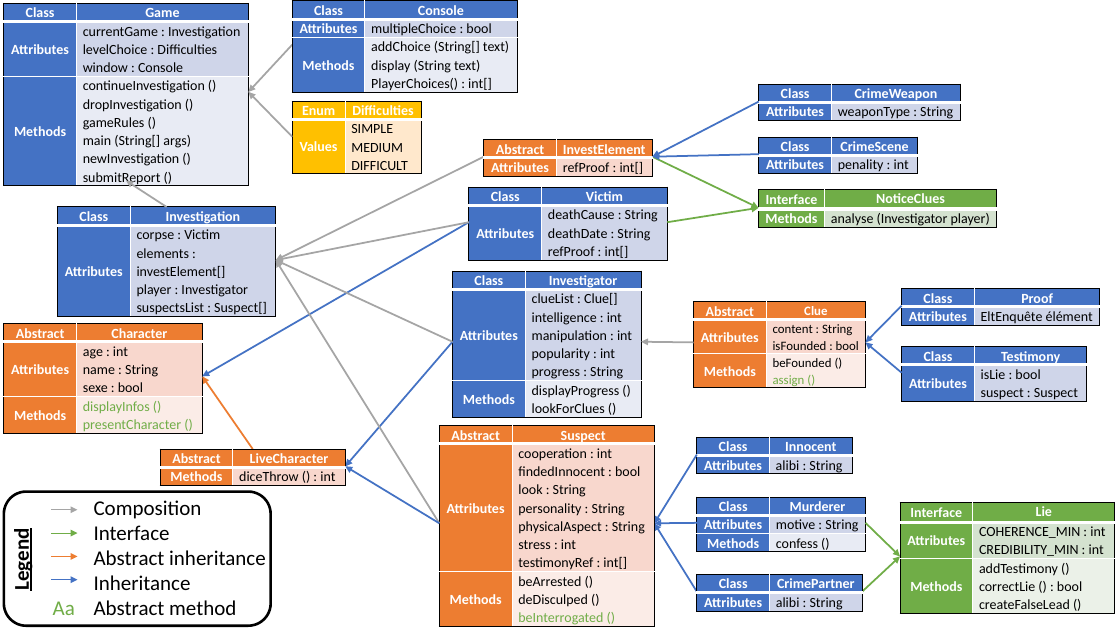
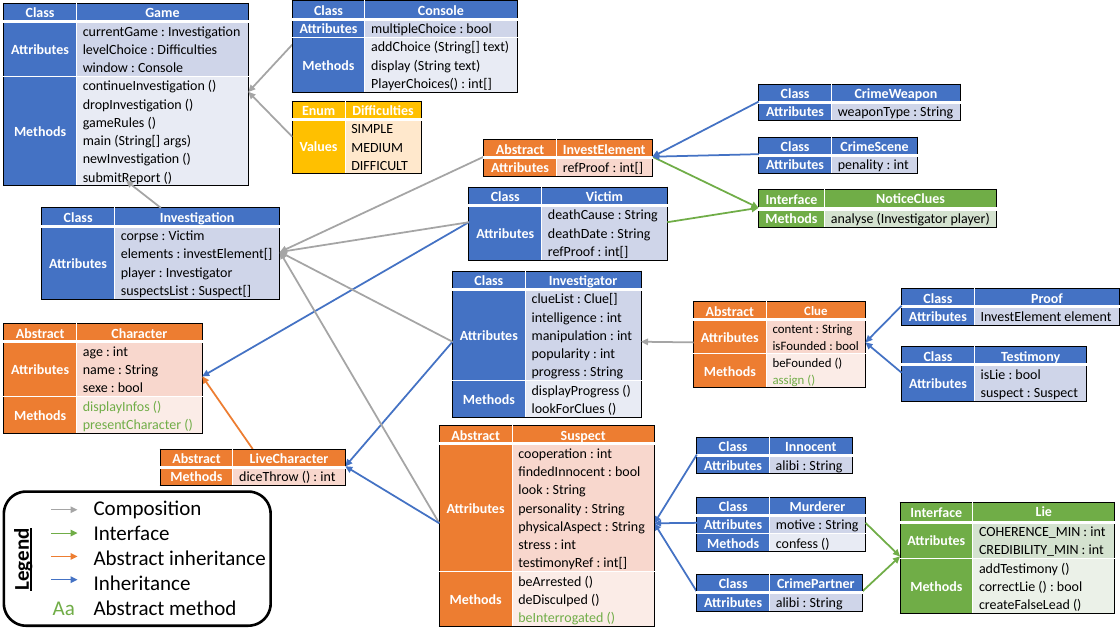
Before and after one commit to clarabomy/Java-project, a slide deck: slide 11 of docs/Diagramme-Java.pptx. Drawn at 1120x630 pixels with LibreOffice and Linux fonts; fonts in the diff are those of the drawing. Boxes give left, top, right and bottom in pixels: in the first picture for what was removed or moved away, otherwise in the second. Text is boxed around its words. In the diff, an @@ line names an element or a change of style, - is before the commit and + after.

```diff
--- a/docs/Diagramme-Java.pptx
+++ b/docs/Diagramme-Java.pptx
@@ arrow moved from (484, 157) - (276, 260) to (484, 157) - (280, 252) @@
@@ table resized from (x1=57, y1=207, x2=276, y2=319) to (x1=42, y1=208, x2=281, y2=302) @@
@@ arrow moved from (166, 207) - (126, 181) to (160, 208) - (126, 181) @@
@@ arrow moved from (469, 223) - (276, 260) to (469, 223) - (280, 252) @@
@@ arrow moved from (439, 523) - (276, 260) to (439, 523) - (280, 252) @@
@@ arrow moved from (453, 342) - (276, 260) to (453, 342) - (280, 252) @@
@@ table at (x1=902, y1=288, x2=1120, y2=325) @@
-row 2, column 2: EltEnquête élément
+row 2, column 2: InvestElement element
@@ table resized from (x1=902, y1=288, x2=1101, y2=327) to (x1=902, y1=288, x2=1120, y2=325) @@
```
Also in this commit, not shown: 7 other files.
